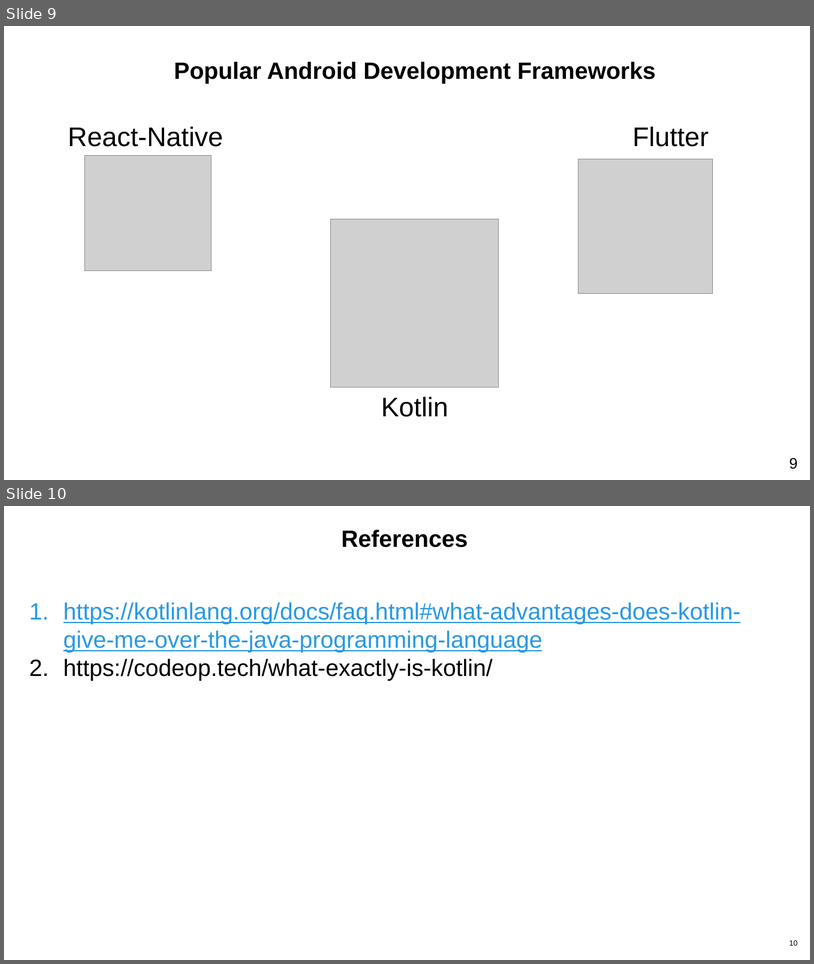
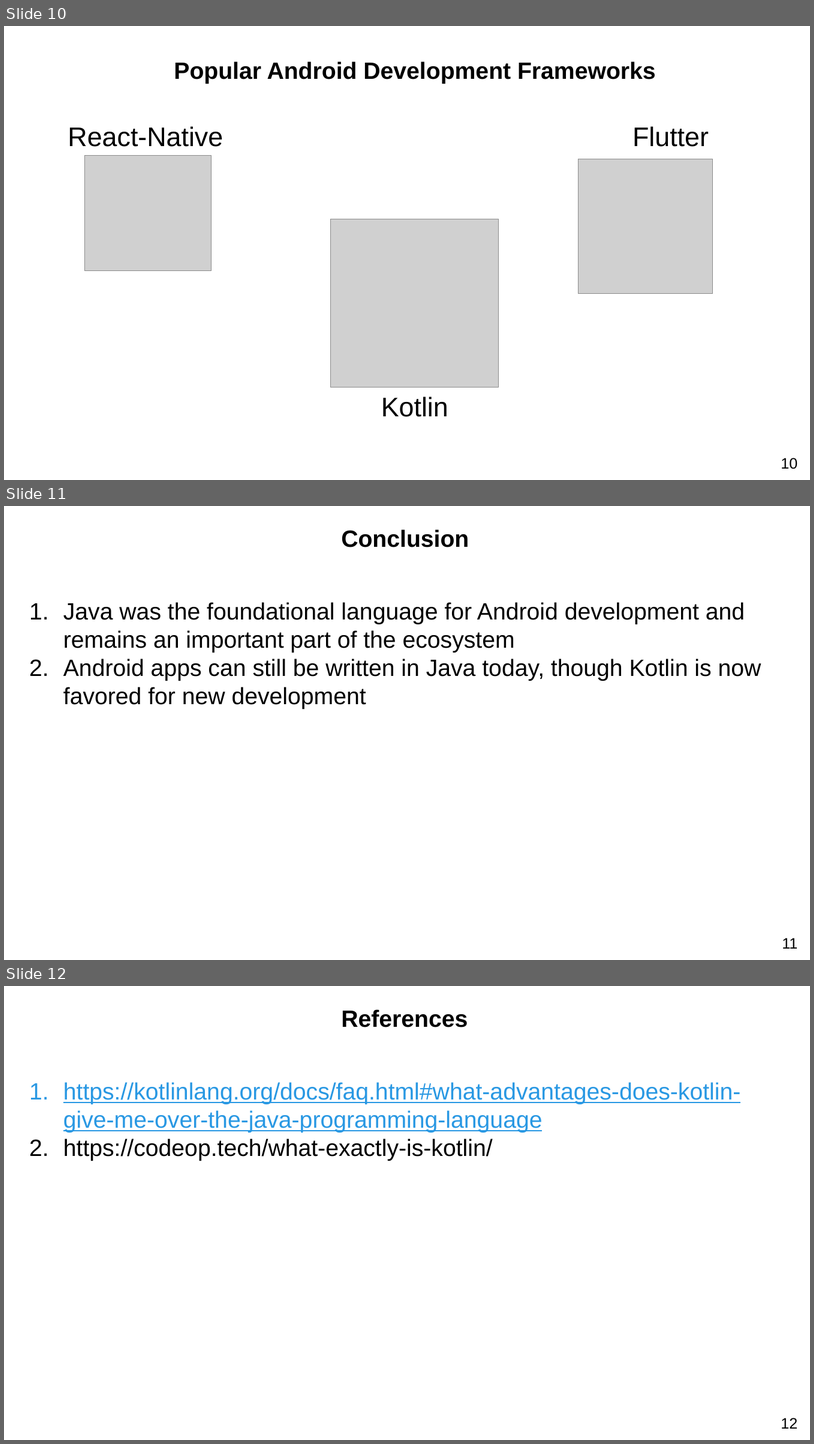
Before and after one commit to Egovictorc/dit, a slide deck: SUM_2025/Advanced_Programming/Kotlin_Java_Replacement_in_Android.pptx. Shown one above the other, each under a label of ours: slides 9 and 10 before the commit, slides 10, 11 and 12 after it. The pictures are 814x964 and 814x1444 pixels, drawn with LibreOffice and Linux fonts; fonts in the diff are those of the drawing; grey boxes stand for pictures; background and template pictures are left out. Boxes give left, top, right and bottom in pixels: in the first picture for what was removed or moved away, otherwise in the second. Text is boxed around its words. In the diff, an @@ line names an element or a change of style, - is before the commit and + after.

```diff
--- a/SUM_2025/Advanced_Programming/Kotlin_Java_Replacement_in_Android.pptx
+++ b/SUM_2025/Advanced_Programming/Kotlin_Java_Replacement_in_Android.pptx
@@ slide 11 added at (x1=4, y1=506, x2=810, y2=960), background picture (left out) @@
@@ text added at (x1=341, y1=529, x2=469, y2=547), 28 pt, text #000000, bold @@
+Conclusion
@@ text added at (x1=63, y1=602, x2=762, y2=709), 28 pt, text #000000 @@
+1. Java was the foundational language for Android development and remains an important part of the ecosystem
+2. Android apps can still be written in Java today, though Kotlin is now favored for new development
@@ page number added at (x1=782, y1=937, x2=798, y2=948), 18 pt, text #000000 @@
+11
@@ what was slide 9 is now slide 10 @@
@@ page number at (x1=781, y1=457, x2=798, y2=469): text changed @@
-9
+10
@@ what was slide 10 is now slide 12 @@
@@ page number at (x1=781, y1=1417, x2=798, y2=1428): text changed; size 9 to 18 pt @@
-10
+12
```
Also in this commit, not shown: 5 slides changed, 3 other slides added, 1 slide removed, 9 other files.
